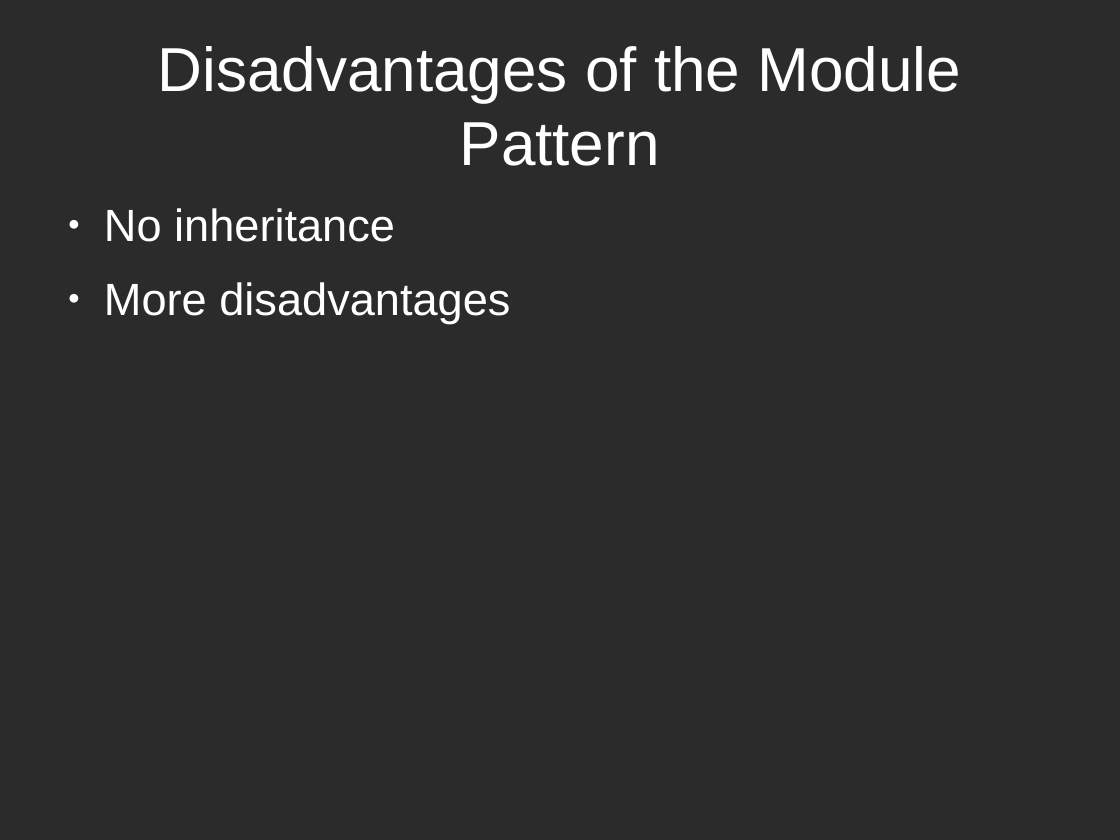
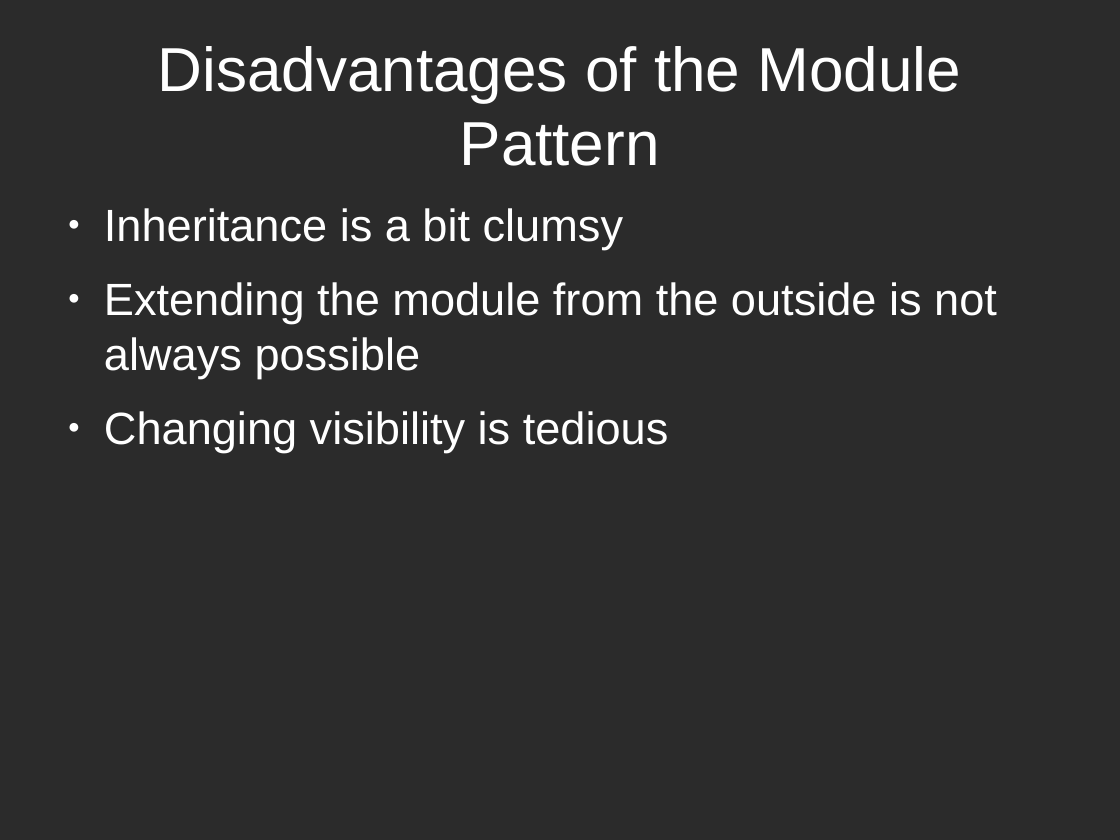
Before and after one commit to sattler/javascript-seminar-2015, a slide deck: slide 7 of presentation/Presentation.odp. Drawn at 1120x840 pixels with LibreOffice and Linux fonts; fonts in the diff are those of the drawing; background and template pictures are left out; a plain dark background stands for a picture behind light text. Boxes give left, top, right and bottom in pixels: in the first picture for what was removed or moved away, otherwise in the second. Text is boxed around its words. In the diff, an @@ line names an element or a change of style, - is before the commit and + after.

```diff
--- a/presentation/Presentation.odp
+++ b/presentation/Presentation.odp
@@ text at box(104, 208, 997, 452): text changed @@
-● No inheritance
-● More disadvantages
+● Inheritance is a bit clumsy
+● Extending the module from the outside is not always possible
+● Changing visibility is tedious
```
Also in this commit, not shown: 4 slides added, 2 slides removed.
